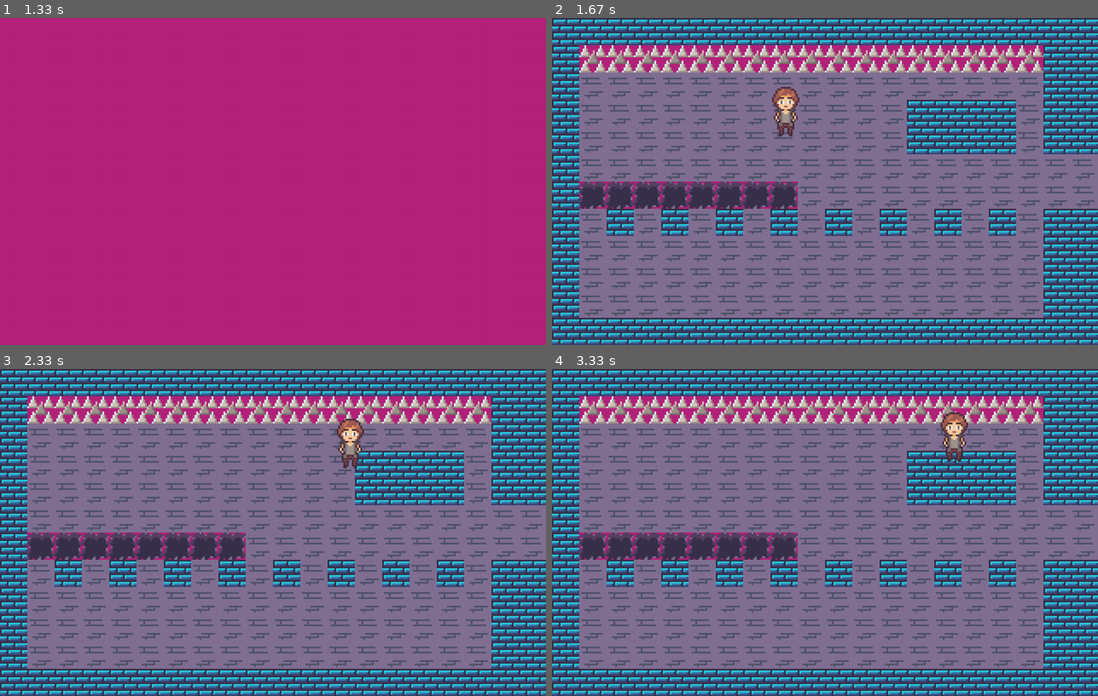
Above: before the commit, frames 1-4 (two rows, left to right).
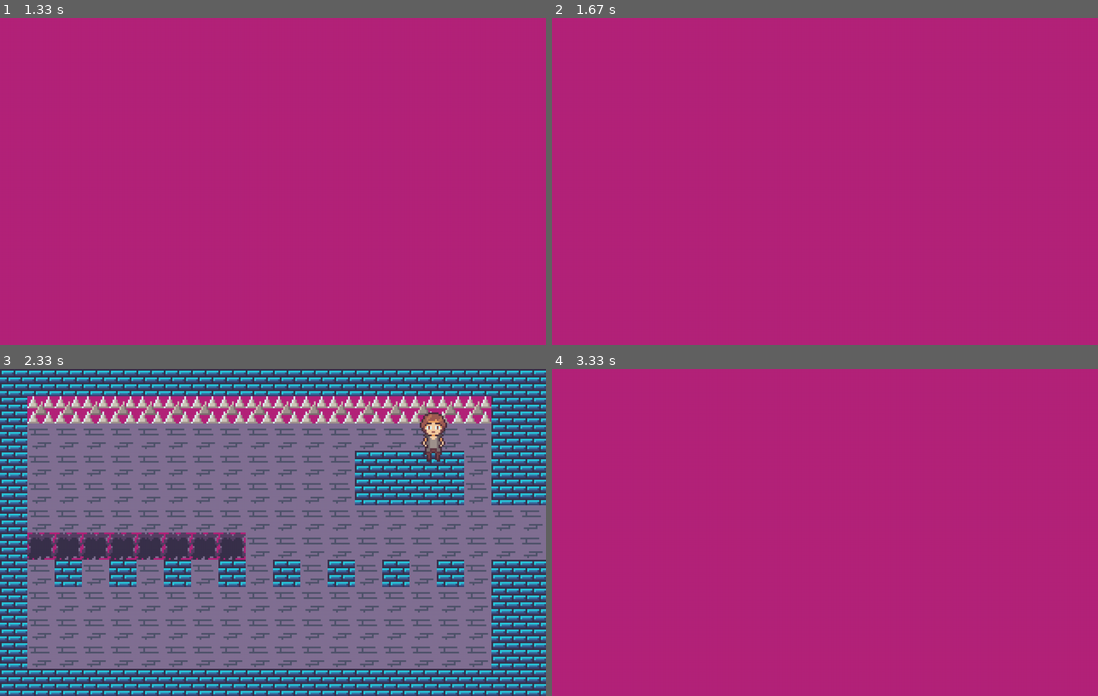
Above: after the commit, the same moments.

Repository: KakeinNoriaki/pygame_project
Game: pygame game, started from main.py
Two runs of this game, one before a commit and one after it. Both use one fixed random seed, a clock stepped at 60 frames per second and the inputs below.
Inputs:
- Up to frame 1 (1.33 s): hold D 0.33-0.8 s; hold W 0.83-1.13 s
- Up to frame 2 (1.67 s): no input
- Up to frame 3 (2.33 s): hold D 1.67-2.2 s
- Up to frame 4 (3.33 s): hold A 2.62-3.02 s; hold W from 3.05 s (still down)

Frame 1 is identical in both runs. In frame 2, 96% of the frame differs, in the area x 0-100%, y 0-100%; in frame 3, 1.1%; in frame 4, 97%.

Commit message:
сделал перемещение между комнтами

Diff:
--- a/main.py
+++ b/main.py
@@ -2,6 +2,7 @@
 import sys
 import os
 import time
+
 
 
 class Tile(pygame.sprite.Sprite):
@@ -35,7 +36,7 @@
                         self.hp -= 1
                         print(self.hp)
                         self.get_out_of_the_wall_or_trap(coll.rect.x, coll.rect.y, 45)
-                        time.sleep(0.5)
+                        time.sleep(1)
                 if coll.image == tile_images['door']:
                     if self.rect.collidepoint(coll.rect.center):
                         load_new_lvl()
@@ -120,6 +121,8 @@
     'door': load_image("assets\_rooms\_room_tiles_1\_floor_tile.png"),
 }
 
+
+
 pygame.display.set_caption("Pygame_project")
 all_sprites = pygame.sprite.Group()
 tiles_group = pygame.sprite.Group()
@@ -135,6 +138,11 @@
 level_map = load_level('map_1.txt')
 player, level_x, level_y = generate_level(level_map)
 all_sprites.add(player)
+
+pygame.mixer.init()
+pygame.mixer.music.load('assets\_tracks\classic_music')
+pygame.mixer.music.set_volume(0.05)
+pygame.mixer.music.play()
 
 
 def main():
Not shown, added: assets/_tracks/classic_music
